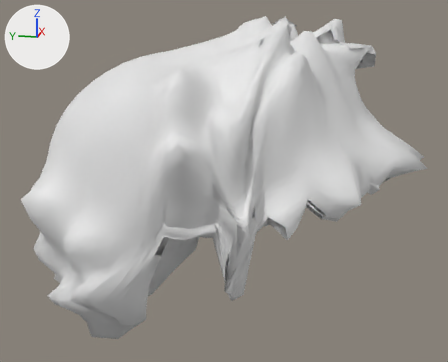
One commit to the glTF model apps/client/public/riders/male/hair.0.glb: the scene before it, then after it.
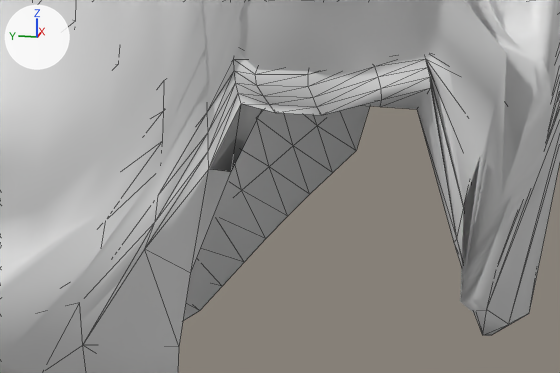
The first picture shows the older version from a camera (50 mm lens) standing at (-0.388, -0.074, 1.792) and looking at (-0.002, 0.004, 1.696). The close-ups show the older and then the newer version on the part from 22% to 56% of the width and 57% to 86% of the height of that picture. Only the edits that show in the close-ups are written down. The lights are fixed; the arrows at upper left show +X, +Y and +Z. The close-ups show mesh edges as thin lines.

In view in the first close-up: 'cap', 'free'.
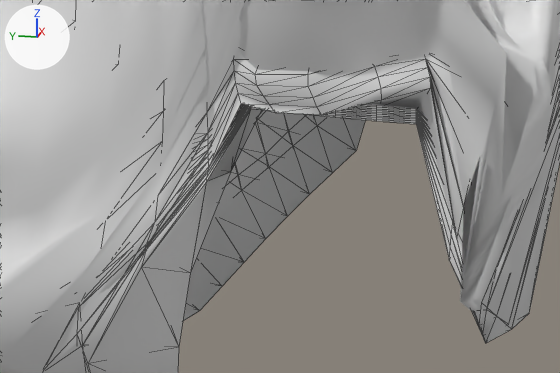
Pixel boxes [x1, y1, x2, y2] of what changed, in the close-ups (560 x 373 px):
'beanie', added: after [49, 104, 537, 373]

What the commit changed:
Mesh me_beanie is new.
It has 880 vertices, 1600 faces and spans x -0.089..0.088, y -0.107..0.122, z 1.588..1.732.
Object 'beanie' (ob_beanie) is new; it shows me_beanie.
Its location is (0.0, 0.0, 0.0).
